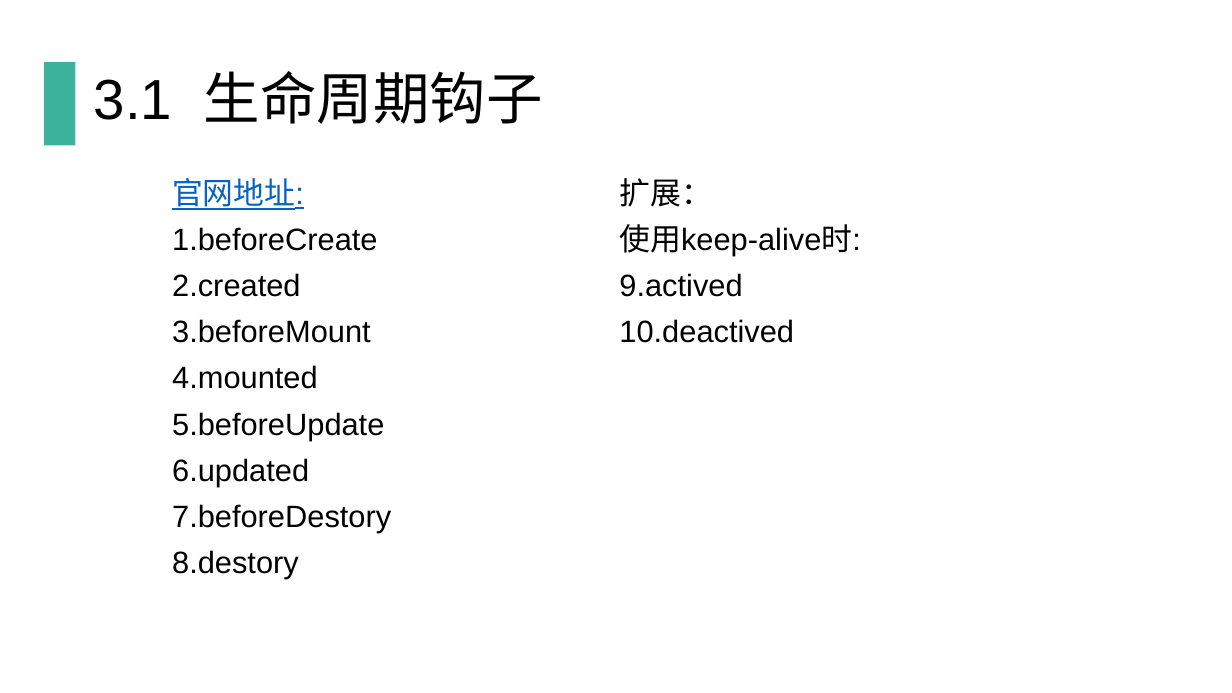
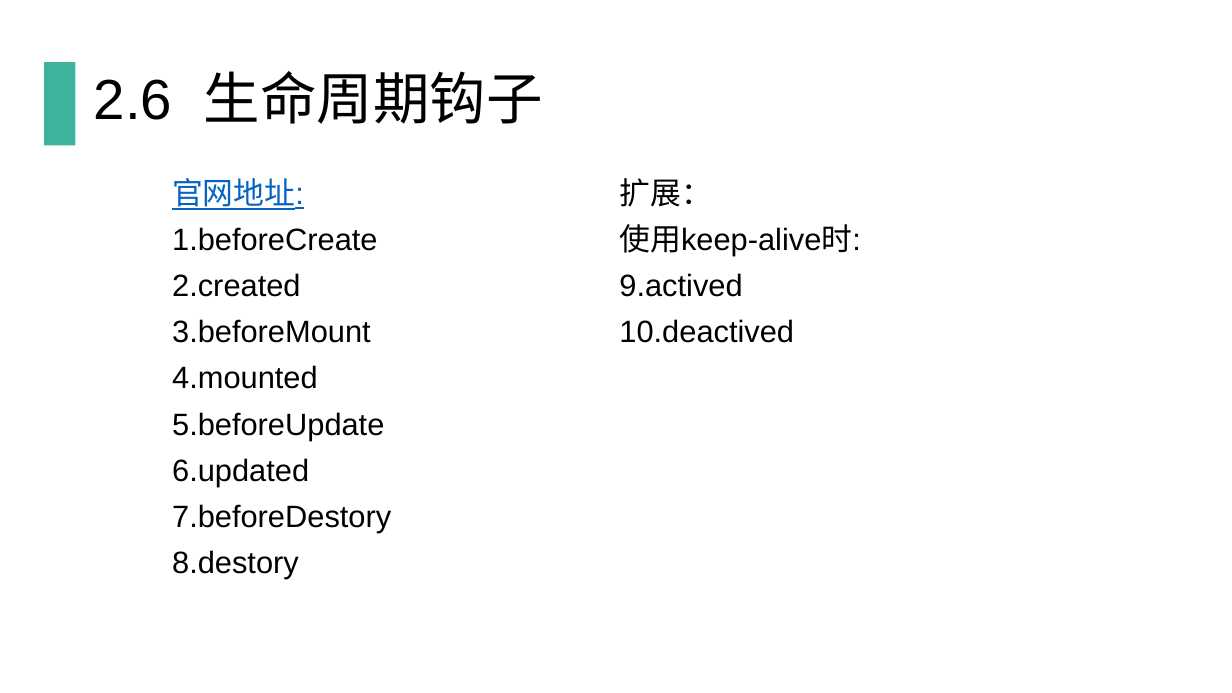
Before and after one commit to qinting513/nodejs_Vue3, a slide deck: slide 14 of Vue.js培训.pptx (slide 9 before the commit). Drawn at 1232x693 pixels with LibreOffice and Linux fonts; fonts in the diff are those of the drawing. Boxes give left, top, right and bottom in pixels: in the first picture for what was removed or moved away, otherwise in the second. Text is boxed around its words. In the diff, an @@ line names an element or a change of style, - is before the commit and + after.

```diff
--- a/Vue.js培训.pptx
+++ b/Vue.js培训.pptx
@@ title at (94,71,543,124): text changed @@
-3.1 生命周期钩子
+2.6 生命周期钩子
```
Also in this commit, not shown: 5 other slides changed, 7 slides added, 4 slides removed, 1 other file.
